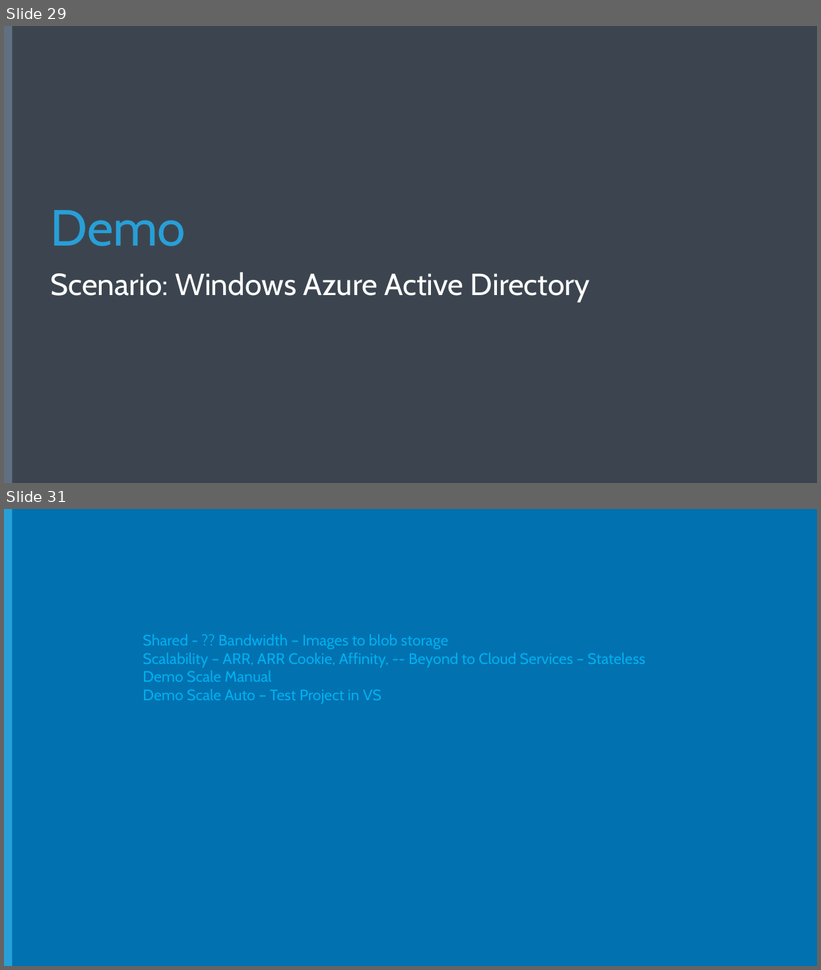
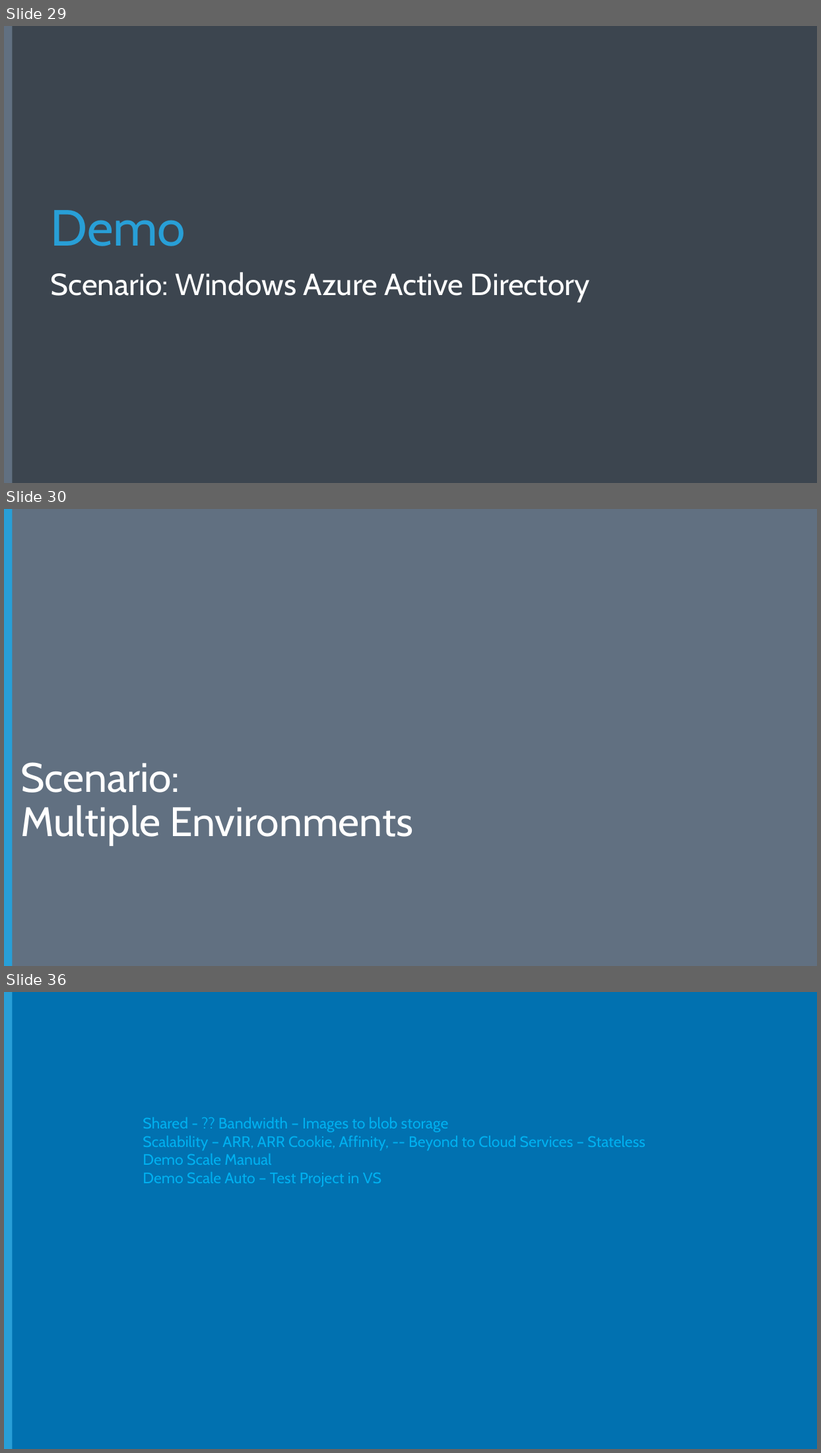
Before and after one commit to Microsoft-Web/DECK-ASPNET-in-Production, a slide deck: 6-ASPNET-in-Production.pptx. Shown one above the other, each under a label of ours: slides 29 and 31 before the commit, slides 29, 30 and 36 after it; the slides between them are not shown. The pictures are 821x970 and 821x1453 pixels, drawn with LibreOffice and Linux fonts; fonts in the diff are those of the drawing; background and template pictures are left out. Boxes give left, top, right and bottom in pixels: in the first picture for what was removed or moved away, otherwise in the second. Text is boxed around its words. In the diff, an @@ line names an element or a change of style, - is before the commit and + after.

```diff
--- a/6-ASPNET-in-Production.pptx
+++ b/6-ASPNET-in-Production.pptx
@@ slide 30 added at <box>4,509,817,966</box>, background #617081; not listed: 1 template element that a slide beside it also shows @@
@@ title added at <box>20,762,413,846</box>, 48.6 pt, text #FFFFFF @@
+Scenario:
+Multiple Environments
@@ what was slide 31 is now slide 36 @@
```
Also in this commit, not shown: 3 slides changed, 6 other slides added, 1 slide removed.
